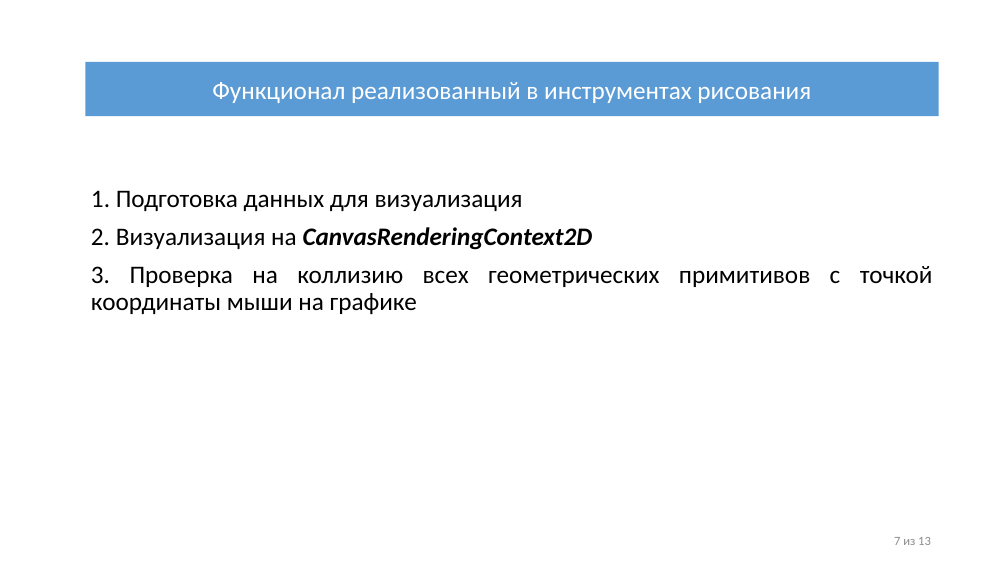
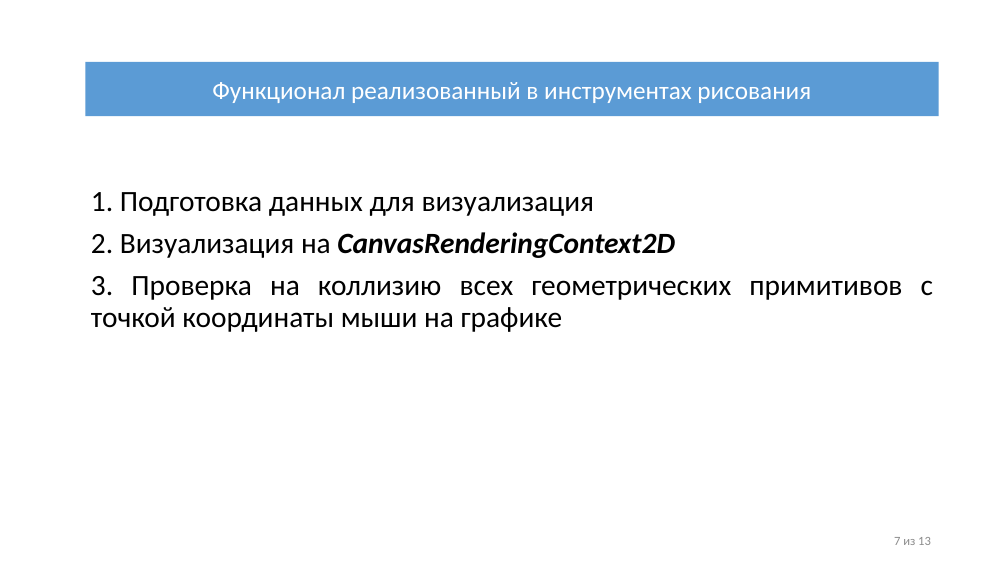
Before and after one commit to IliiaDenisov/masters-thesis, a slide deck: slide 8 of src/Презентация диплома.pptx. Drawn at 1008x567 pixels with LibreOffice and Linux fonts; fonts in the diff are those of the drawing. Boxes give left, top, right and bottom in pixels: in the first picture for what was removed or moved away, otherwise in the second. Text is boxed around its words. In the diff, an @@ line names an element or a change of style, - is before the commit and + after.

```diff
--- a/src/Презентация диплома.pptx
+++ b/src/Презентация диплома.pptx
@@ text "1. Подготовка данных для визуализация" at <box>91,192,933,332</box>: size 24 to 28 pt @@
```
Also in this commit, not shown: 4 other slides changed, 3 slides added.
